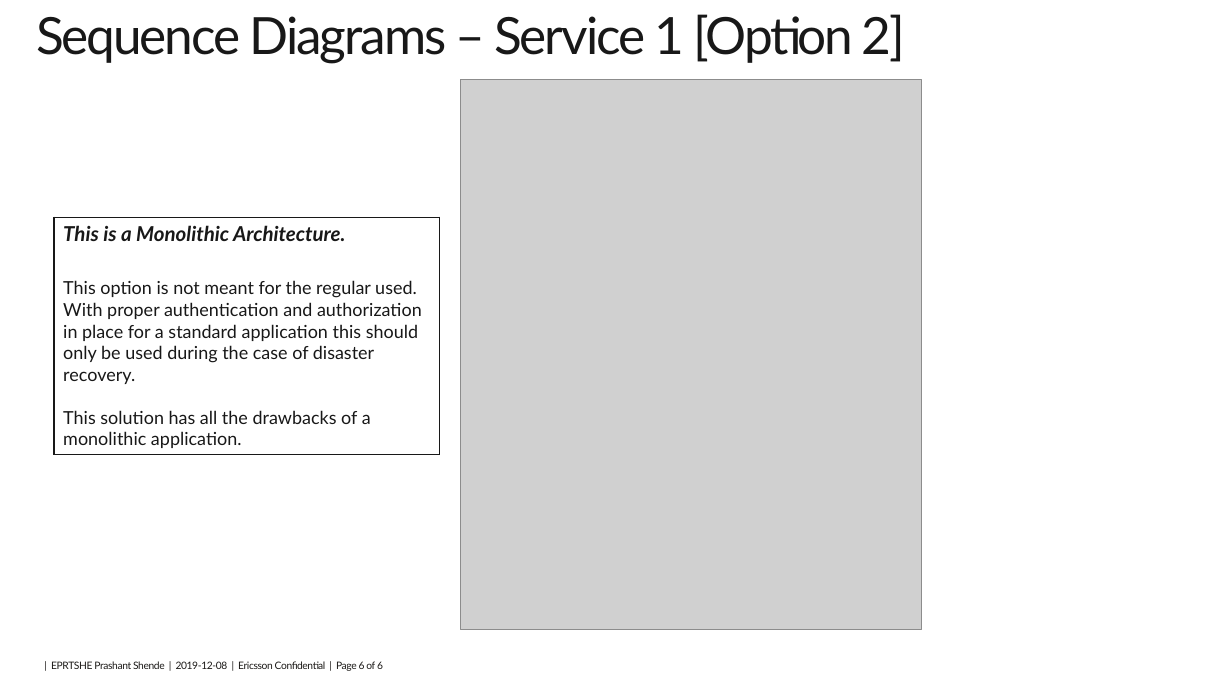
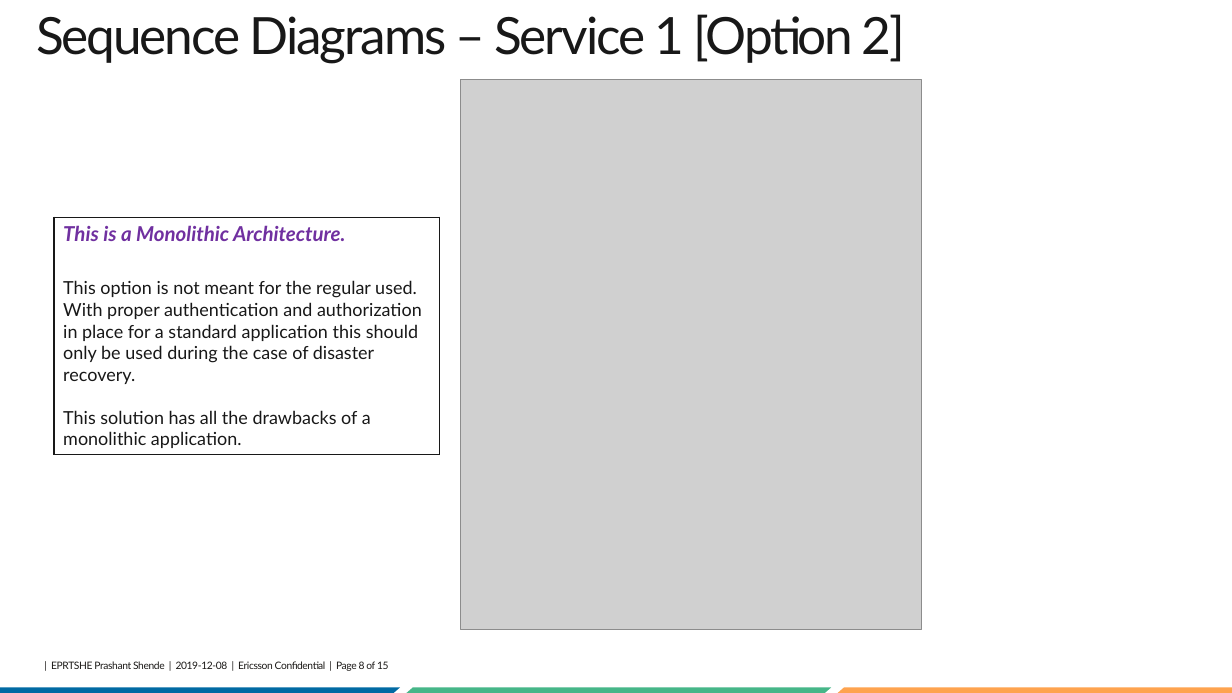
Before and after one commit to Subzzy/subhayuRepository, a slide deck: slide 8 of BC_1.pptx (slide 6 before the commit). Drawn at 1232x693 pixels with LibreOffice and Linux fonts; fonts in the diff are those of the drawing; grey boxes stand for pictures; background and template pictures are left out. Boxes give left, top, right and bottom in pixels: in the first picture for what was removed or moved away, otherwise in the second. Text is boxed around its words. In the diff, an @@ line names an element or a change of style, - is before the commit and + after.

```diff
--- a/BC_1.pptx
+++ b/BC_1.pptx
@@ table at box(54, 217, 439, 454) @@
@@ text colour #181818 to #7030A0 in "This is a Monolithic Architecture." @@
@@ parallelogram added at box(0, 688, 400, 693), fill #016AA3 @@
@@ text at box(51, 661, 389, 671): text changed @@
-| EPRTSHE Prashant Shende | 2019-12-08 | Ericsson Confidential | Page 6 of 6
+| EPRTSHE Prashant Shende | 2019-12-08 | Ericsson Confidential | Page 8 of 15
@@ parallelogram added at box(400, 688, 832, 693), fill #46B688 @@
@@ parallelogram added at box(832, 688, 1232, 693), fill #FEA34F @@
```
Also in this commit, not shown: 11 other slides changed, 3 slides added.
